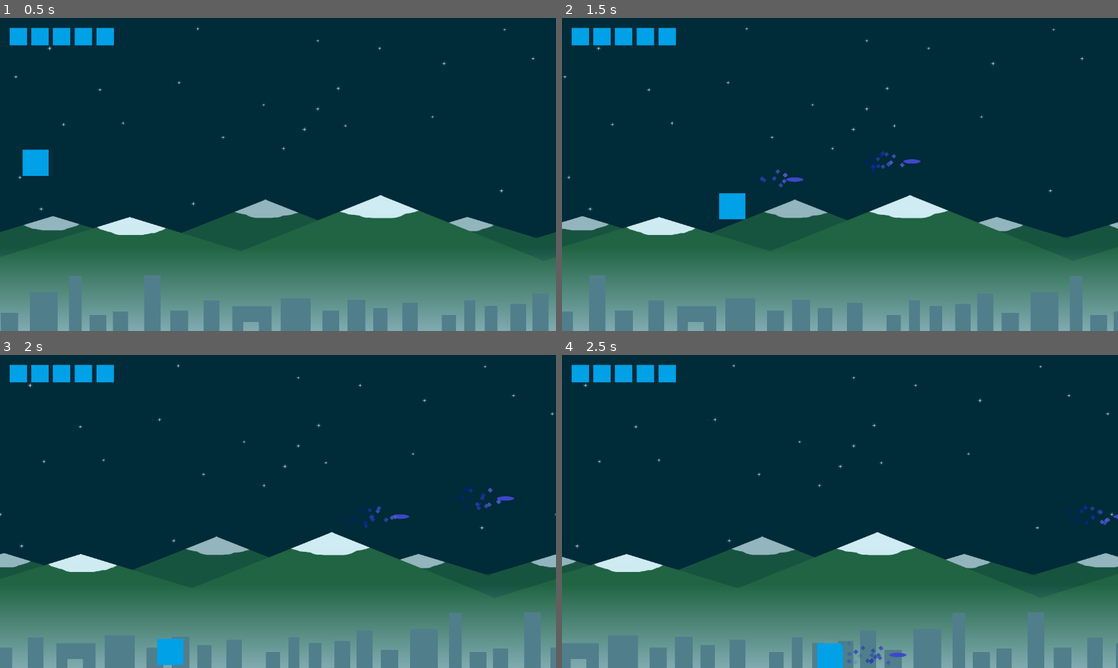
Above: before the commit, frames 1-4 (two rows, left to right).
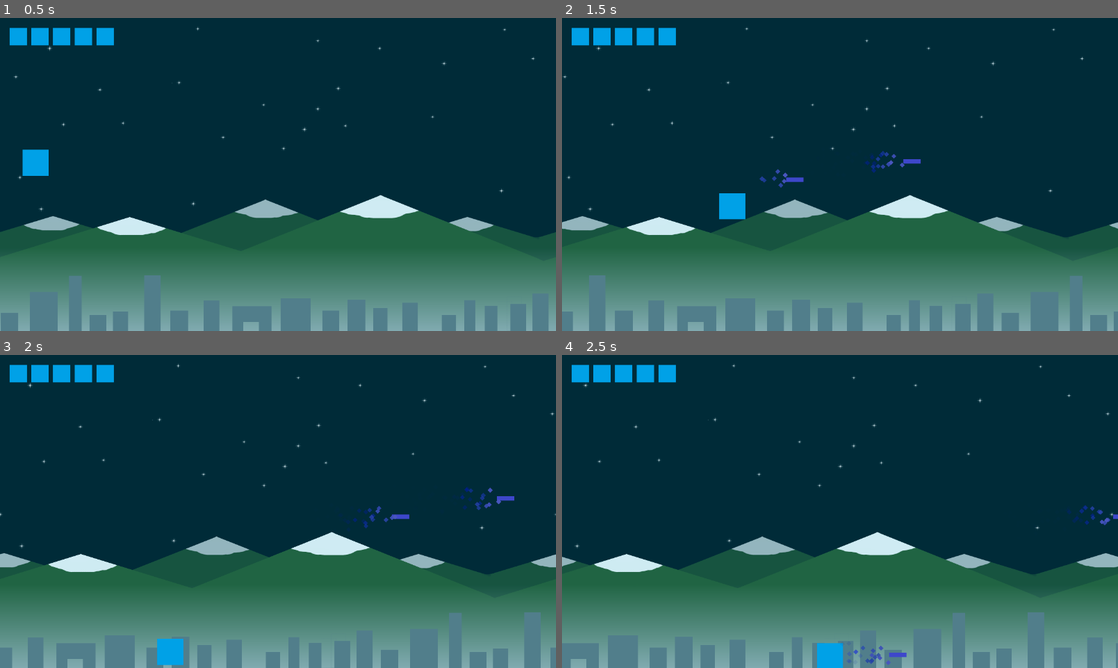
Above: after the commit, the same moments.

Repository: Gaetz/gd-Schmup
Game: Godot game, scene res://Main.tscn
Two runs of this game, one before a commit and one after it. Both use one fixed random seed, a clock stepped at 60 frames per second and the inputs below.
Inputs:
- Up to frame 1 (0.5 s): no input
- Up to frame 2 (1.5 s): hold Right (ui_right) 0.53-1.28 s; tap Space (fire) at 0.6, 1.35 s; hold Down (ui_down) from 1.28 s (still down)
- Up to frame 3 (2 s): keep holding Down (ui_down)
- Up to frame 4 (2.5 s): release Down (ui_down) at 2.03 s; hold Right (ui_right) from 2.03 s (still down); tap Space (fire) at 2.1 s

Frame 1 is identical in both runs. In frame 2, less than 0.1% of the frame differs, in the area x 40-65%, y 45-53%; in frame 3, less than 0.1%; in frame 4, less than 0.1%.

Commit message:
Work on collisions

Diff:
--- a/objects/Bullet.tscn
+++ b/objects/Bullet.tscn
@@ -60,7 +60,7 @@
 anim_loop = false
 _sections_unfolded = [ "Color", "Initial Velocity" ]
 
-[node name="Bullet" type="RigidBody2D" index="0"]
+[node name="Bullet" type="RigidBody2D"]
 
 input_pickable = false
 collision_layer = 1
--- a/objects/Enemy.tscn
+++ b/objects/Enemy.tscn
@@ -15,22 +15,24 @@
 gravity = 98.0
 linear_damp = 0.1
 angular_damp = 1.0
+collision_layer = 2
 audio_bus_override = false
 audio_bus_name = "Master"
 script = ExtResource( 1 )
+_sections_unfolded = [ "Collision" ]
 lives = 1
 time_on_screen = -1
 entry = null
 exit = null
-entry_order = null
-transition_speed = null
+entry_order = 0
+transition_speed = 400.0
 main_speed = Vector2( 0, 0 )
 
 [node name="RigidBody2D" type="RigidBody2D" parent="." index="0"]
 
 input_pickable = false
-collision_layer = 1
-collision_mask = 1
+collision_layer = 2
+collision_mask = 0
 mode = 0
 mass = 1.0
 friction = 1.0
@@ -46,6 +48,7 @@
 linear_damp = -1.0
 angular_velocity = 0.0
 angular_damp = -1.0
+_sections_unfolded = [ "Collision" ]
 
 [node name="CollisionShape2D" type="CollisionShape2D" parent="RigidBody2D" index="0"]
 
--- a/objects/Player.tscn
+++ b/objects/Player.tscn
@@ -4,26 +4,24 @@
 [ext_resource path="res://objects/Bullet.tscn" type="PackedScene" id=2]
 [ext_resource path="res://sprites/ship.png" type="Texture" id=3]
 
-
-
-
-
 [sub_resource type="RectangleShape2D" id=1]
 
 custom_solver_bias = 0.0
 extents = Vector2( 36.1773, 34.626 )
 
-[node name="Player" type="Area2D" index="0"]
+[node name="Player" type="Area2D"]
 
 input_pickable = true
 gravity_vec = Vector2( 0, 1 )
 gravity = 98.0
 linear_damp = 0.1
 angular_damp = 1.0
+collision_layer = 7
+collision_mask = 6
 audio_bus_override = false
 audio_bus_name = "Master"
 script = ExtResource( 1 )
-_sections_unfolded = [ "Transform" ]
+_sections_unfolded = [ "Collision", "Transform" ]
 max_speed = 500
 acceleration = 30
 deceleration_factor = 0.85
--- a/scripts/Main.gd
+++ b/scripts/Main.gd
@@ -8,7 +8,7 @@
 func _on_RespawnTimer_timeout():
 	$RespawnTimer.stop()
 	number_of_tries -= 1
-	$LivesControl.change_lives(number_of_tries)
+	$UI/LivesControl.change_lives(number_of_tries)
 	if number_of_tries > 0:
 		$Player.start()
 	else:
--- a/scripts/Player.gd
+++ b/scripts/Player.gd
@@ -7,7 +7,7 @@
 export (float) var deceleration_factor = 0.85
 export (int) var lives = 1
 export (int) var damage = 1
-export (float) var cooldown = 0.5
+export (float) var cooldown = 0.25
 export (PackedScene) var Bullet
 
 var speed = 0
@@ -70,7 +70,6 @@
 	bullet.add_to_group("player bullet")
 	get_tree().root.add_child(bullet)
 
-
 func _on_Player_body_entered(body):
 	lives = lives - 1
 	if lives <= 0:
--- a/waves/Wave0.tscn
+++ b/waves/Wave0.tscn
@@ -3,7 +3,7 @@
 [ext_resource path="res://waves/Wave.tscn" type="PackedScene" id=1]
 [ext_resource path="res://objects/Enemy.tscn" type="PackedScene" id=2]
 
-[node name="Wave" index="0" instance=ExtResource( 1 )]
+[node name="Wave" instance=ExtResource( 1 )]
 
 [node name="Enemy" parent="." index="0" instance=ExtResource( 2 )]
 
Binary file changed: sprites/bullet_player.png
